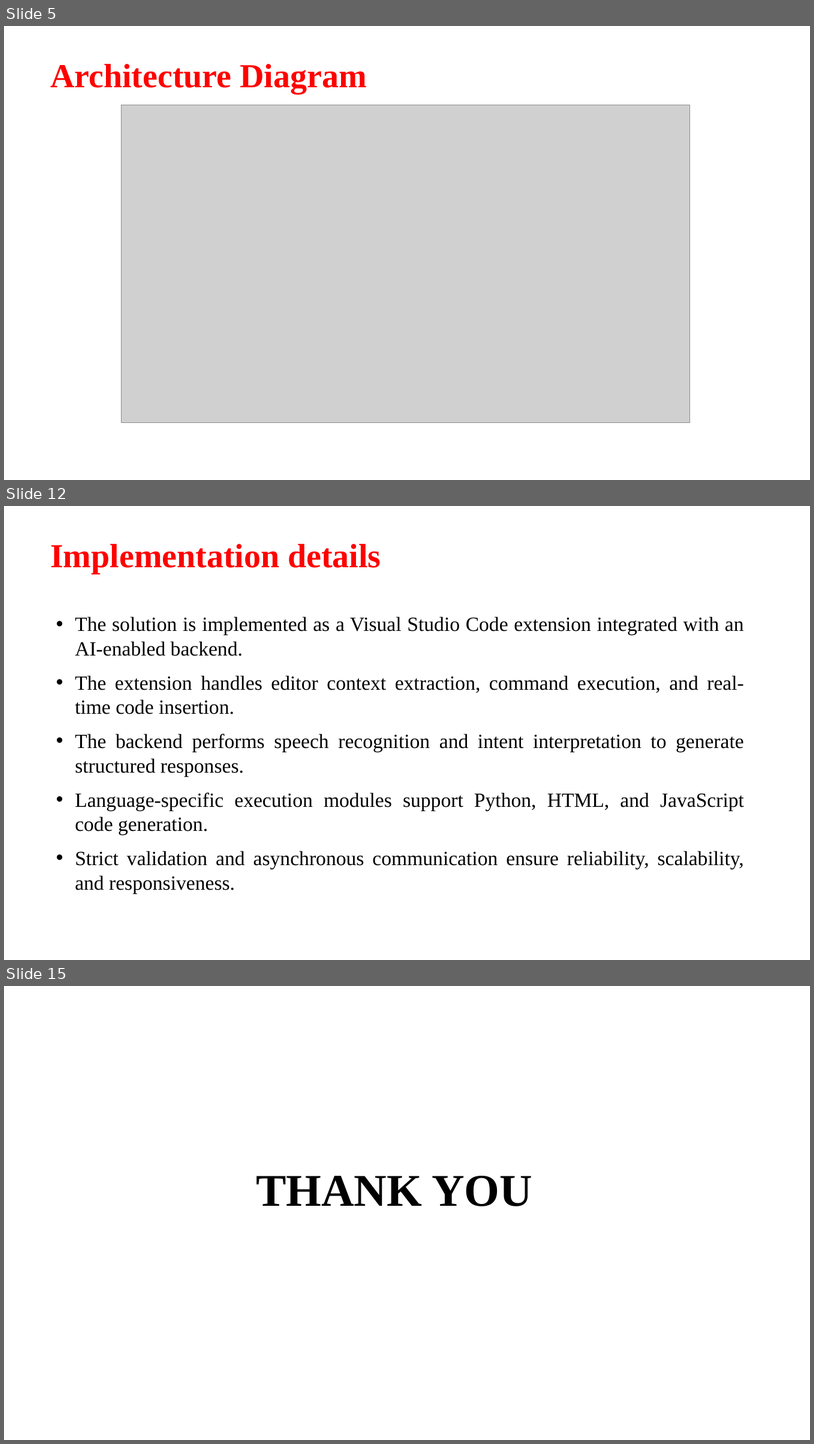
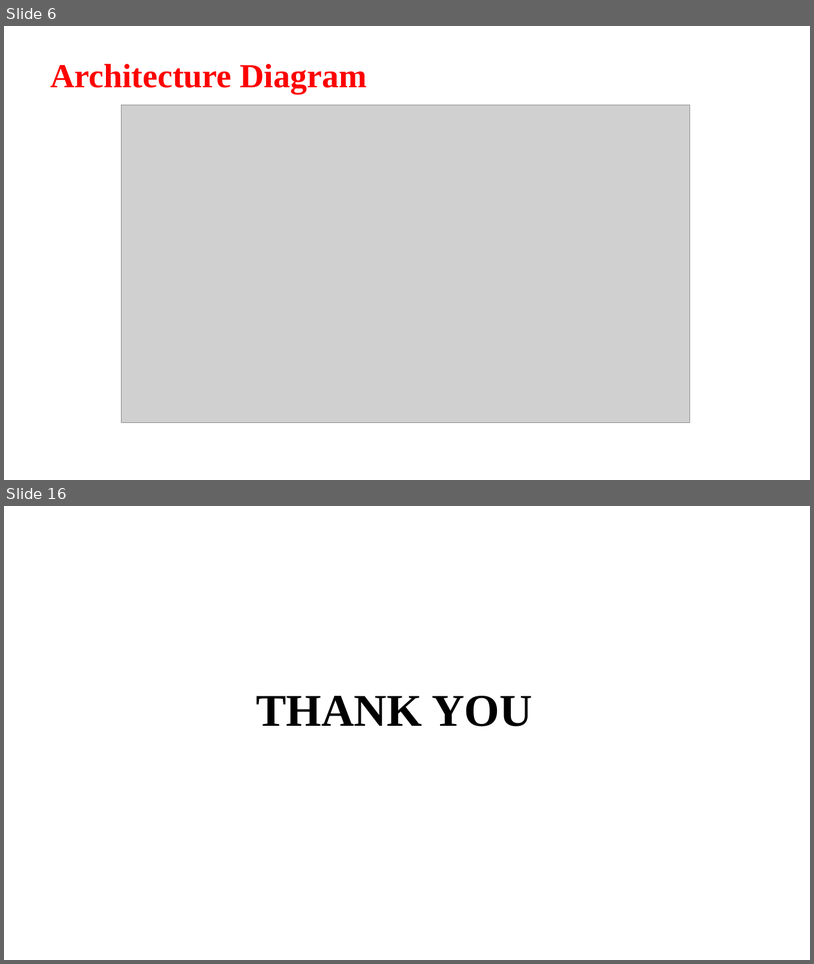
Before and after one commit to Aashif786/Coding_Assistant, a slide deck: docs/ppts/batch20 1st review.pptx. Shown one above the other, each under a label of ours: slides 5, 12 and 15 before the commit, slides 6 and 16 after it; the slides between them are not shown. The pictures are 814x1444 and 814x964 pixels, drawn with LibreOffice and Linux fonts; fonts in the diff are those of the drawing; grey boxes stand for pictures; background and template pictures are left out. Boxes give left, top, right and bottom in pixels: in the first picture for what was removed or moved away, otherwise in the second. Text is boxed around its words. In the diff, an @@ line names an element or a change of style, - is before the commit and + after.

```diff
--- a/docs/ppts/batch20 1st review.pptx
+++ b/docs/ppts/batch20 1st review.pptx
@@ slide 12 removed at (4,506,810,960), background picture (left out) @@
@@ title removed at (50,544,381,573) @@
-Implementation details
@@ text removed at (75,616,744,893) @@
-• The solution is implemented as a Visual Studio Code extension integrated with an AI-enabled backend.
-• The extension handles editor context extraction, command execution, and real-time code insertion.
-• The backend performs speech recognition and intent interpretation to generate structured responses.
-• Language-specific execution modules support Python, HTML, and JavaScript code generation.
-• Strict validation and asynchronous communication ensure reliability, scalability, and responsiveness.
@@ what was slide 5 is now slide 6 @@
@@ what was slide 15 is now slide 16 @@
```
Also in this commit, not shown: 5 slides changed, 9 slides added, 7 other slides removed, 12 other files.
